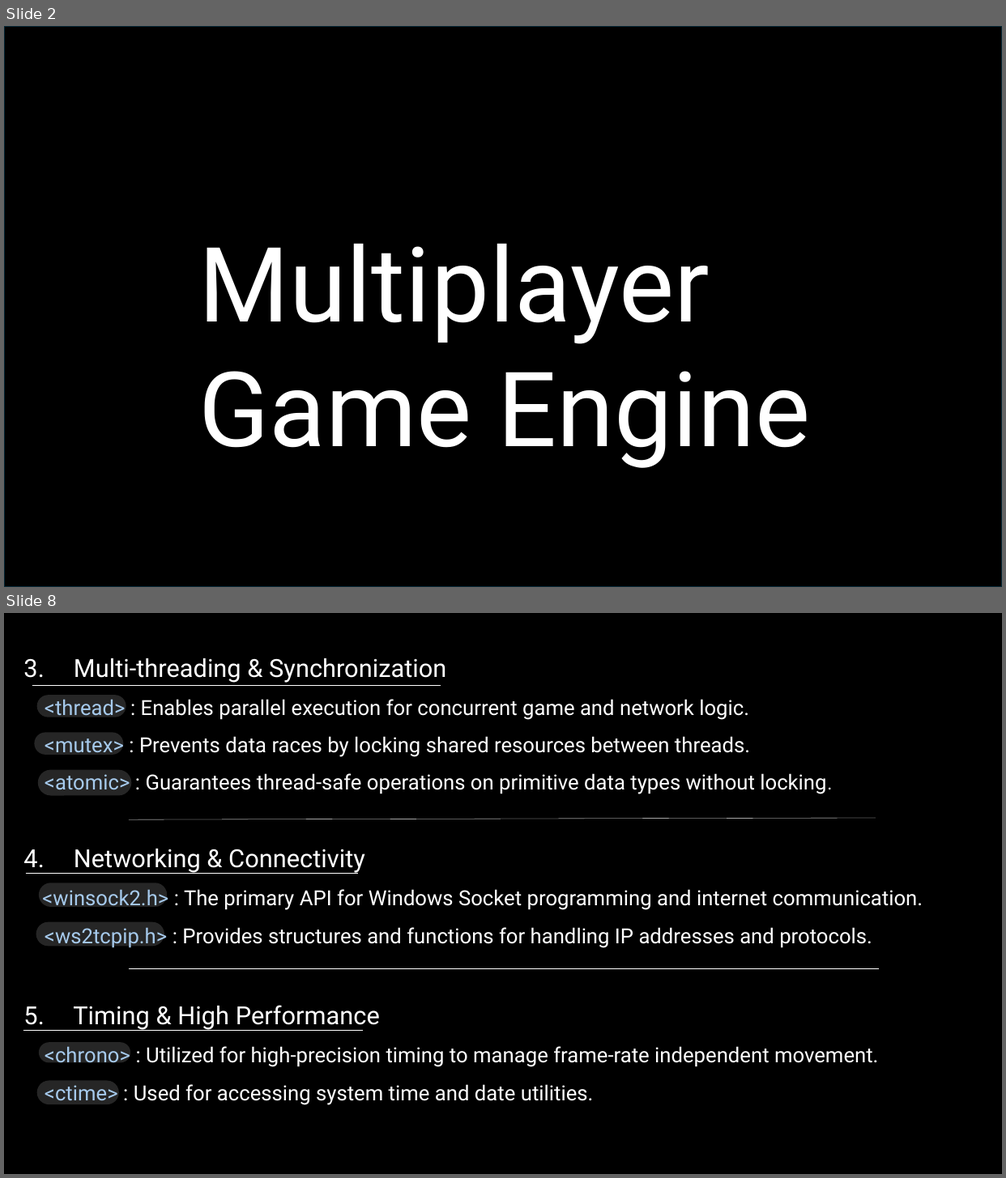
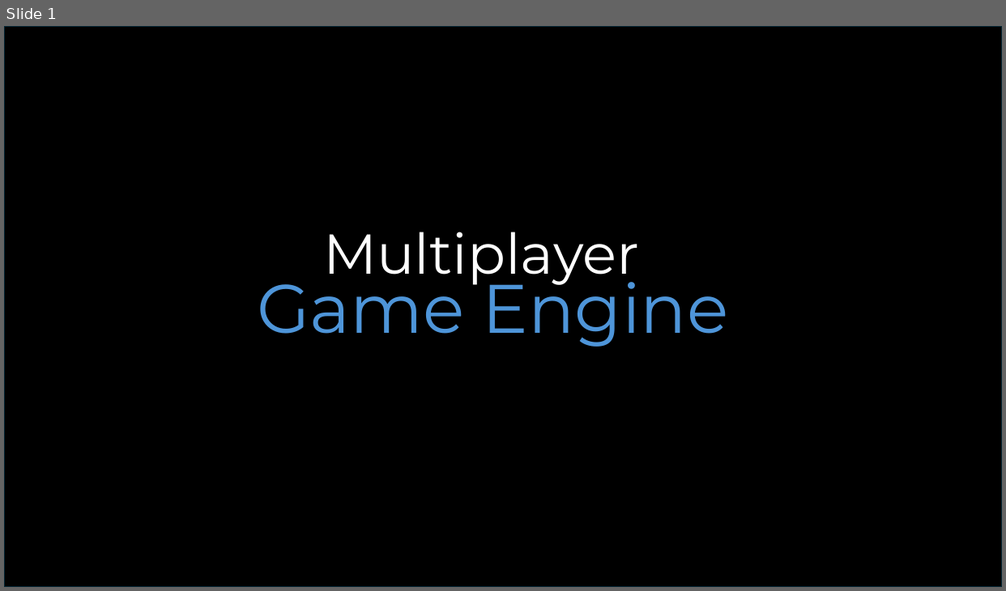
Before and after one commit to emanmo5050-oss/GamEngine26, a slide deck: GamEngine26.pptx. Shown one above the other, each under a label of ours: slides 2 and 8 before the commit, slide 1 after it; the slides between them are not shown. The pictures are 1006x1178 and 1006x591 pixels, drawn with LibreOffice and Linux fonts; fonts in the diff are those of the drawing; background and template pictures are left out. Boxes give left, top, right and bottom in pixels: in the first picture for what was removed or moved away, otherwise in the second. Text is boxed around its words. In the diff, an @@ line names an element or a change of style, - is before the commit and + after.

```diff
--- a/GamEngine26.pptx
+++ b/GamEngine26.pptx
@@ slide 8 removed at (4,613,1002,1174), background #000000 @@
@@ text removed at (23,658,923,1105) @@
-3. Multi-threading & Synchronization
-<thread> : Enables parallel execution for concurrent game and network logic.
-<mutex> : Prevents data races by locking shared resources between threads.
-<atomic> : Guarantees thread-safe operations on primitive data types without locking.
-4. Networking & Connectivity
-<winsock2.h> : The primary API for Windows Socket programming and internet communication.
-<ws2tcpip.h> : Provides structures and functions for handling IP addresses and protocols.
-5. Timing & High Performance
-<chrono> : Utilized for high-precision timing to manage frame-rate independent movement.
-<ctime> : Used for accessing system time and date utilities.
@@ line removed from (32, 686) to (441, 686) @@
@@ rounded rectangle removed at (37,696,126,717) @@
@@ rounded rectangle removed at (34,733,123,756) @@
@@ rounded rectangle removed at (38,770,131,796) @@
@@ line removed from (129, 820) to (876, 818) @@
@@ line removed from (26, 874) to (358, 874) @@
@@ rounded rectangle removed at (39,884,167,907) @@
@@ rounded rectangle removed at (36,922,164,946) @@
@@ line removed from (129, 969) to (879, 969) @@
@@ line removed from (23, 1030) to (364, 1030) @@
@@ rounded rectangle removed at (39,1043,130,1063) @@
@@ rounded rectangle removed at (37,1081,119,1105) @@
@@ what was slide 2 is now slide 1 @@
@@ slide 1 changed as well @@
@@ text added at (323,232,639,288), 54 pt, text #FFFFFF @@
+Multiplayer
@@ text at (257,267,728,347): text changed; size 100 to 66 pt; font Roboto to Montserrat; text colour #FFFFFF to #4E95D9 @@
-Multiplayer Game Engine
+Game Engine
```
Also in this commit, not shown: 5 other slides changed, 8 slides added, 4 other slides removed, 5 other files.
